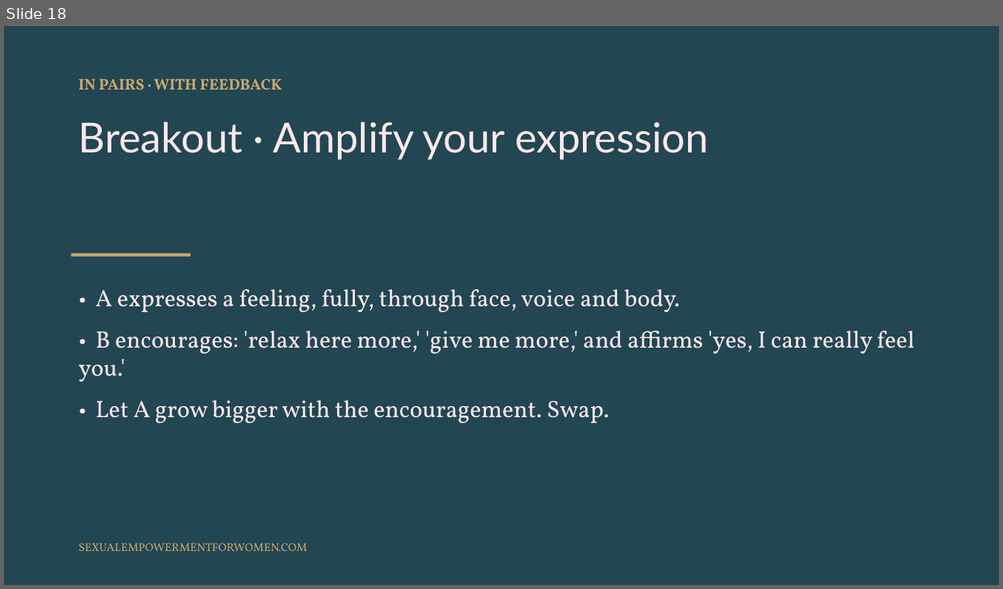
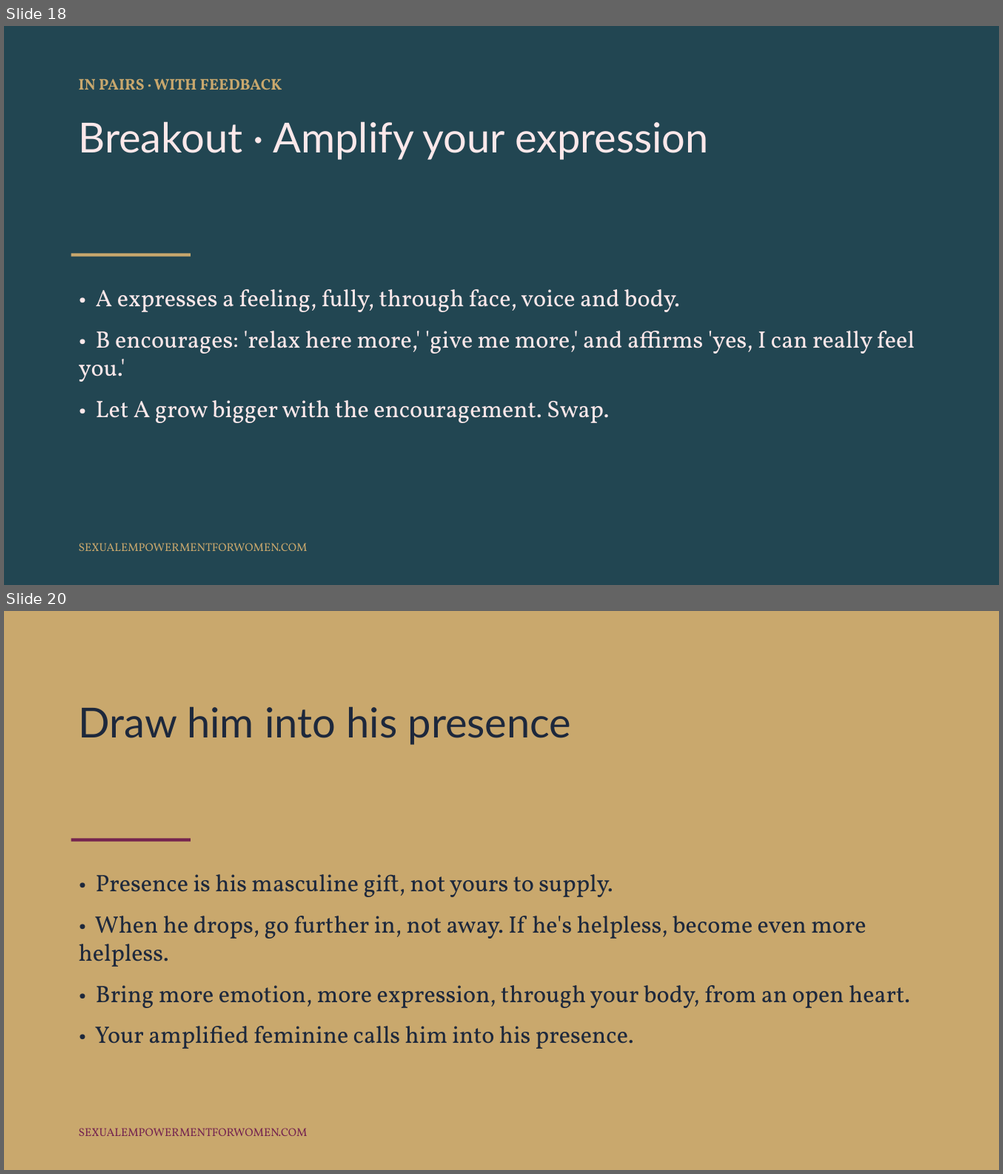
Before and after one commit to tarisha-starr/GitHub-folder, a slide deck: content/sessions/slides/Polarity-and-Attraction.pptx. Shown one above the other, each under a label of ours: slide 18 before the commit, slides 18 and 20 after it; the slides between them are not shown. The pictures are 1003x589 and 1003x1174 pixels, drawn with LibreOffice and Linux fonts; fonts in the diff are those of the drawing. Boxes give left, top, right and bottom in pixels: in the first picture for what was removed or moved away, otherwise in the second. Text is boxed around its words. In the diff, an @@ line names an element or a change of style, - is before the commit and + after.

```diff
--- a/content/sessions/slides/Polarity-and-Attraction.pptx
+++ b/content/sessions/slides/Polarity-and-Attraction.pptx
@@ slide 20 added at <box>4,611,999,1170</box>, background #C9A86D @@
@@ text added at <box>79,706,572,745</box>, 40 pt, text #1D283C @@
+Draw him into his presence
@@ rectangle added at <box>71,839,190,842</box>, fill #74234F @@
@@ text added at <box>79,874,910,1049</box>, 23 pt, text #1D283C @@
+• Presence is his masculine gift, not yours to supply.
+• When he drops, go further in, not away. If he's helpless, become even more helpless.
+• Bring more emotion, more expression, through your body, from an open heart.
+• Your amplified feminine calls him into his presence.
@@ text added at <box>79,1128,307,1136</box>, 11 pt, text #74234F @@
+SEXUALEMPOWERMENTFORWOMEN.COM
```
Also in this commit, not shown: 6 slides changed, 1 other slide added, 1 slide removed, 1 other file.
